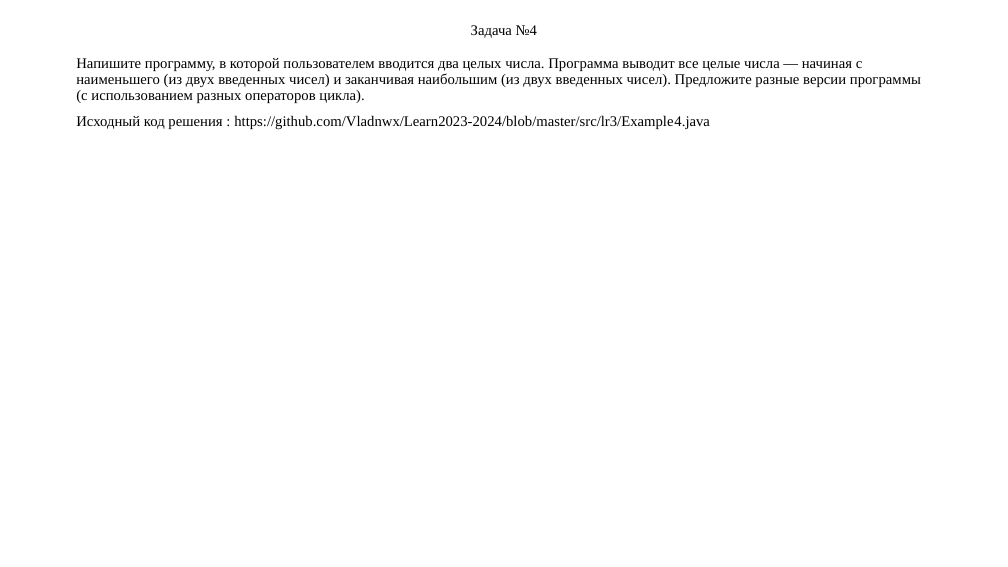
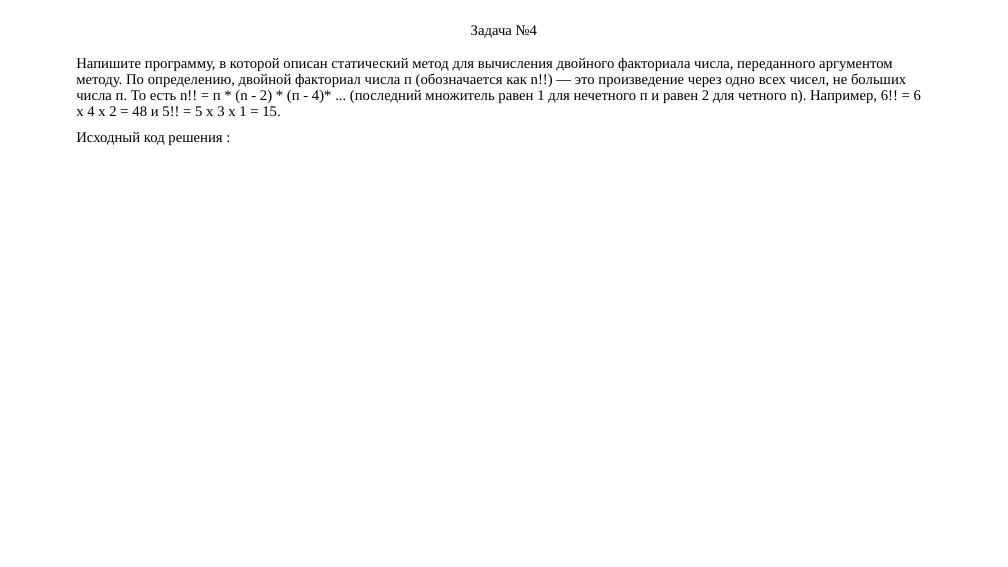
Before and after one commit to Vladnwx/Learn2023-2024, a slide deck: slide 6 of src/lr6/РИЗ-130916у Савельев В.Н. Отчет о выполнении ЛР6.pptx. Drawn at 1008x567 pixels with LibreOffice and Linux fonts; fonts in the diff are those of the drawing. Boxes give left, top, right and bottom in pixels: in the first picture for what was removed or moved away, otherwise in the second. Text is boxed around its words. In the diff, an @@ line names an element or a change of style, - is before the commit and + after.

```diff
--- a/src/lr6/РИЗ-130916у Савельев В.Н. Отчет о выполнении ЛР6.pptx
+++ b/src/lr6/РИЗ-130916у Савельев В.Н. Отчет о выполнении ЛР6.pptx
@@ text at bbox=[76, 57, 921, 145]: text changed @@
-Напишите программу, в которой пользователем вводится два целых числа. Программа выводит все целые числа — начиная с наименьшего (из двух введенных чисел) и заканчивая наибольшим (из двух введенных чисел). Предложите разные версии программы (с использованием разных операторов цикла).
-Исходный код решения : https://github.com/Vladnwx/Learn2023-2024/blob/master/src/lr3/Example4.java
+Напишите программу, в которой описан статический метод для вычисления двойного факториала числа, переданного аргументом методу. По определению, двойной факториал числа п (обозначается как n!!) — это произведение через одно всех чисел, не больших числа п. То есть n!! = п * (n - 2) * (п - 4)* ... (последний множитель равен 1 для нечетного п и равен 2 для четного n). Например, 6!! = 6 х 4 х 2 = 48 и 5!! = 5 х 3 х 1 = 15.
+Исходный код решения :
```
Also in this commit, not shown: 12 other slides changed, 2 other files.
